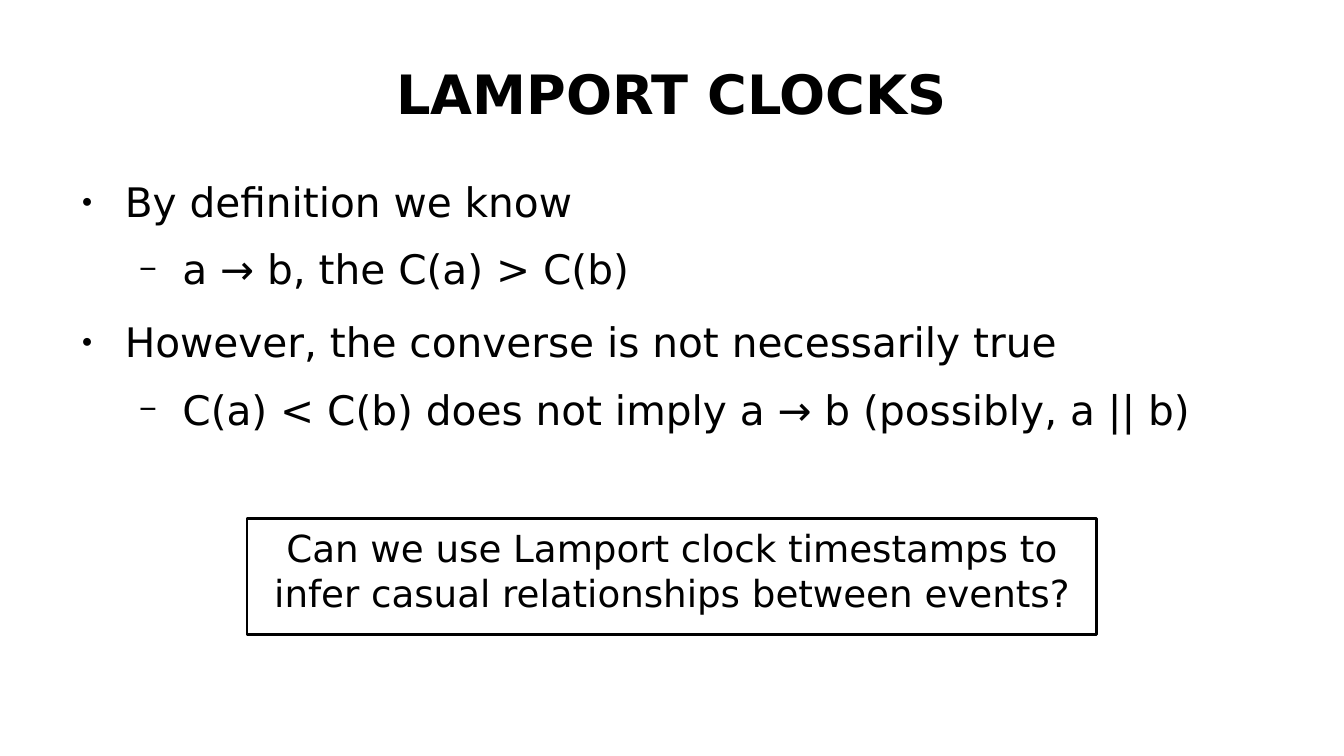
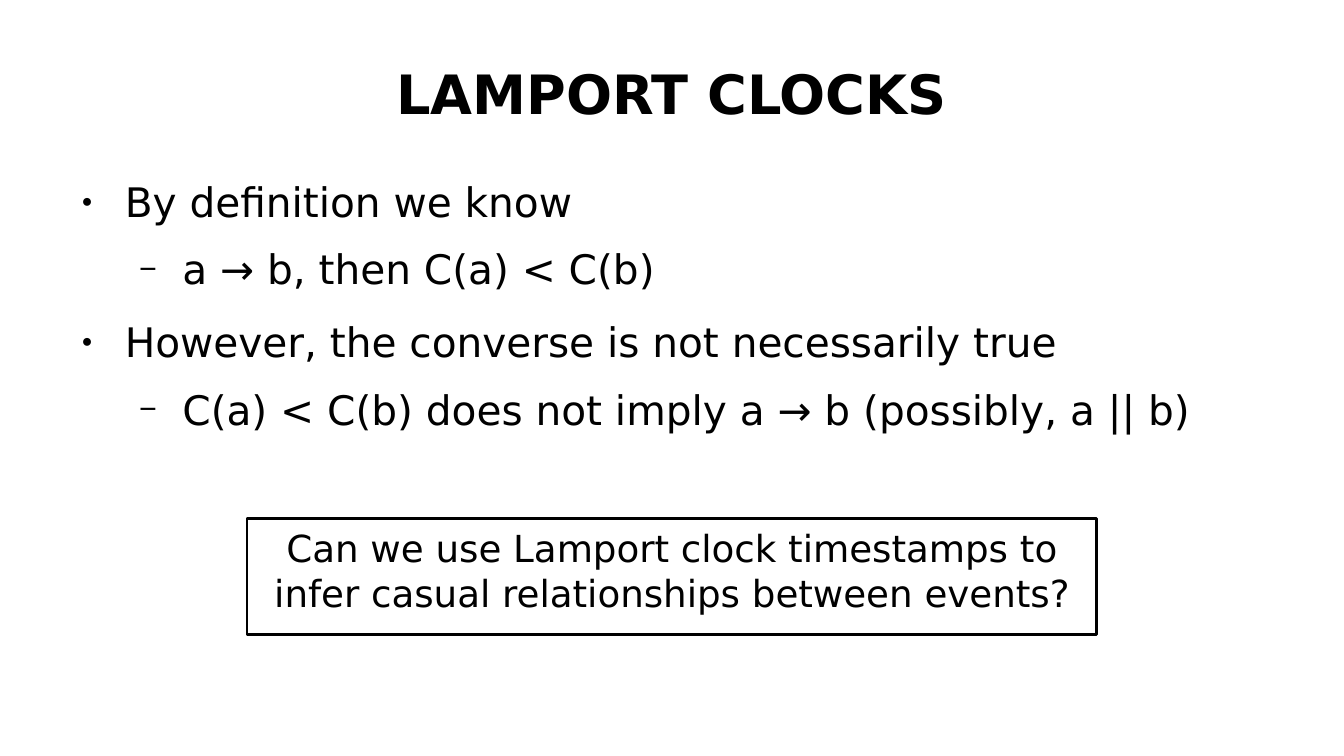
Before and after one commit to MID-IST-FALL-2018/mid-ist-fall-2018.github.io, a slide deck: slide 36 of assets/lectures-slides/MID-lecture-8.odp. Drawn at 1344x756 pixels with LibreOffice and Linux fonts; fonts in the diff are those of the drawing. Boxes give left, top, right and bottom in pixels: in the first picture for what was removed or moved away, otherwise in the second. Text is boxed around its words. In the diff, an @@ line names an element or a change of style, - is before the commit and + after.

```diff
--- a/assets/lectures-slides/MID-lecture-8.odp
+++ b/assets/lectures-slides/MID-lecture-8.odp
@@ text at [182,253,655,290]: text changed @@
-  − a → b, the C(a) > C(b)
+  − a → b, then C(a) < C(b)
```
Also in this commit, not shown: 2 other slides changed.
